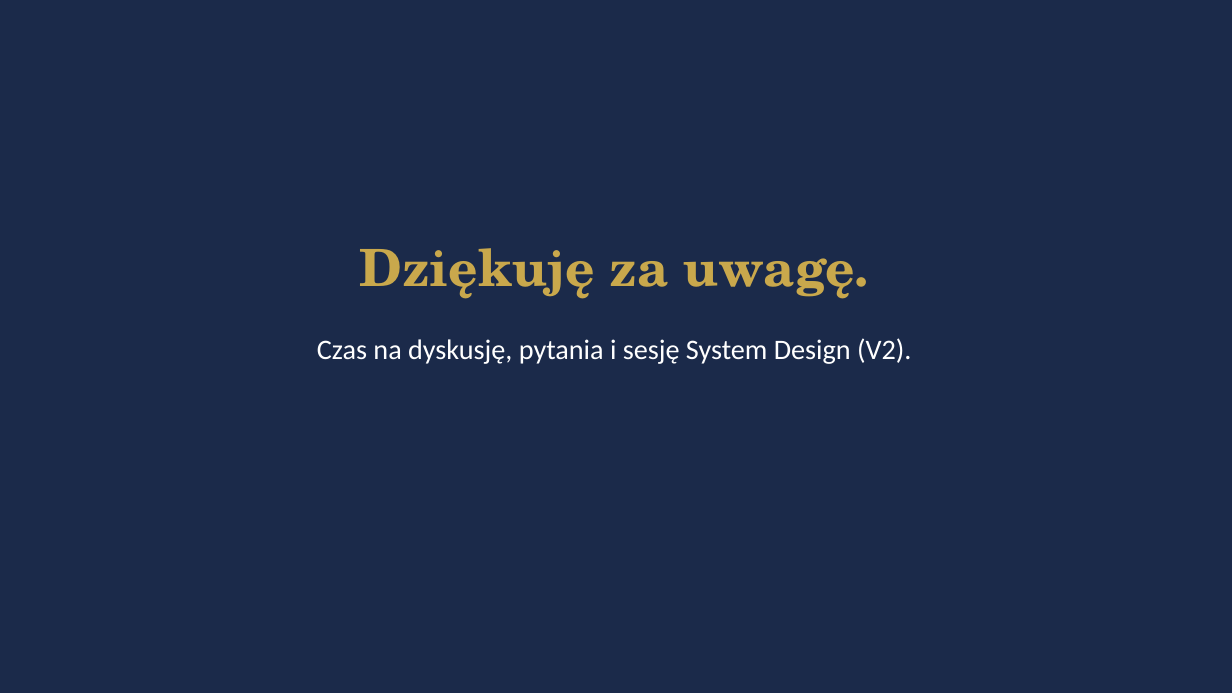
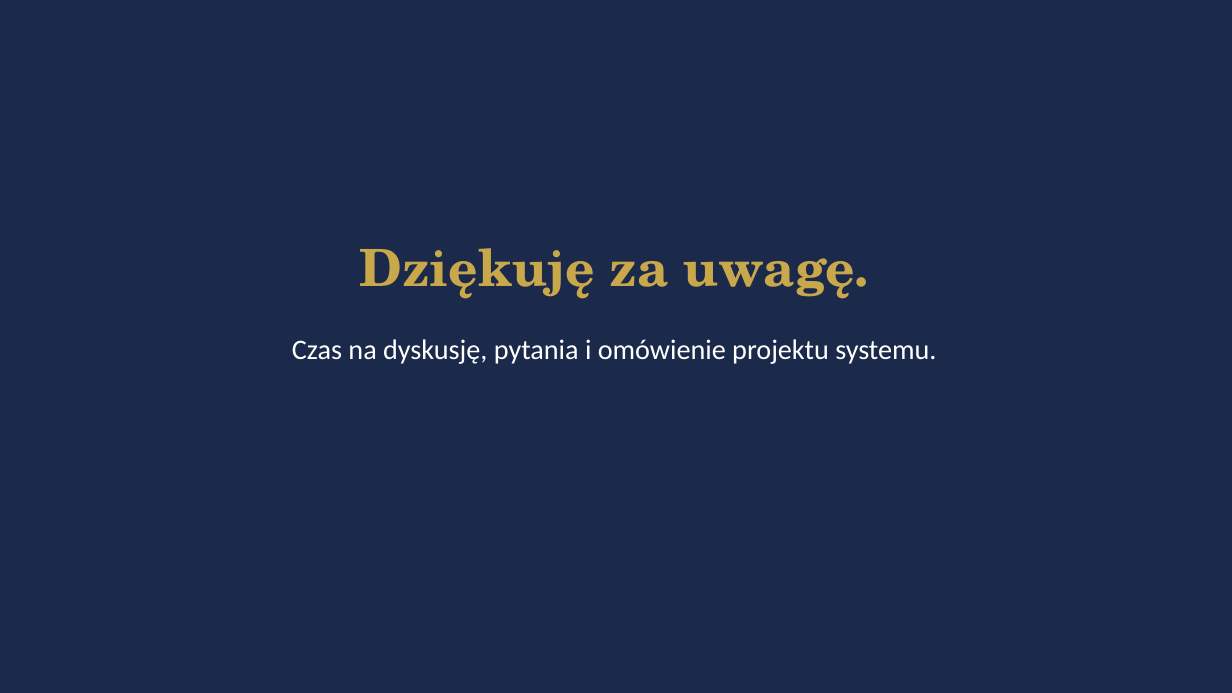
Before and after one commit to kpulka/Elevenlabs_SpaHotel_PoC, a slide deck: slide 14 of presentation/Bukowy_Dwor_Case_Study.pptx. Drawn at 1232x693 pixels with LibreOffice and Linux fonts; fonts in the diff are those of the drawing. Boxes give left, top, right and bottom in pixels: in the first picture for what was removed or moved away, otherwise in the second. Text is boxed around its words. In the diff, an @@ line names an element or a change of style, - is before the commit and + after.

```diff
--- a/presentation/Bukowy_Dwor_Case_Study.pptx
+++ b/presentation/Bukowy_Dwor_Case_Study.pptx
@@ text at <box>292,339,936,364</box>: text changed @@
-Czas na dyskusję, pytania i sesję System Design (V2).
+Czas na dyskusję, pytania i omówienie projektu systemu.
```
Also in this commit, not shown: 4 other slides changed, 33 other files.
